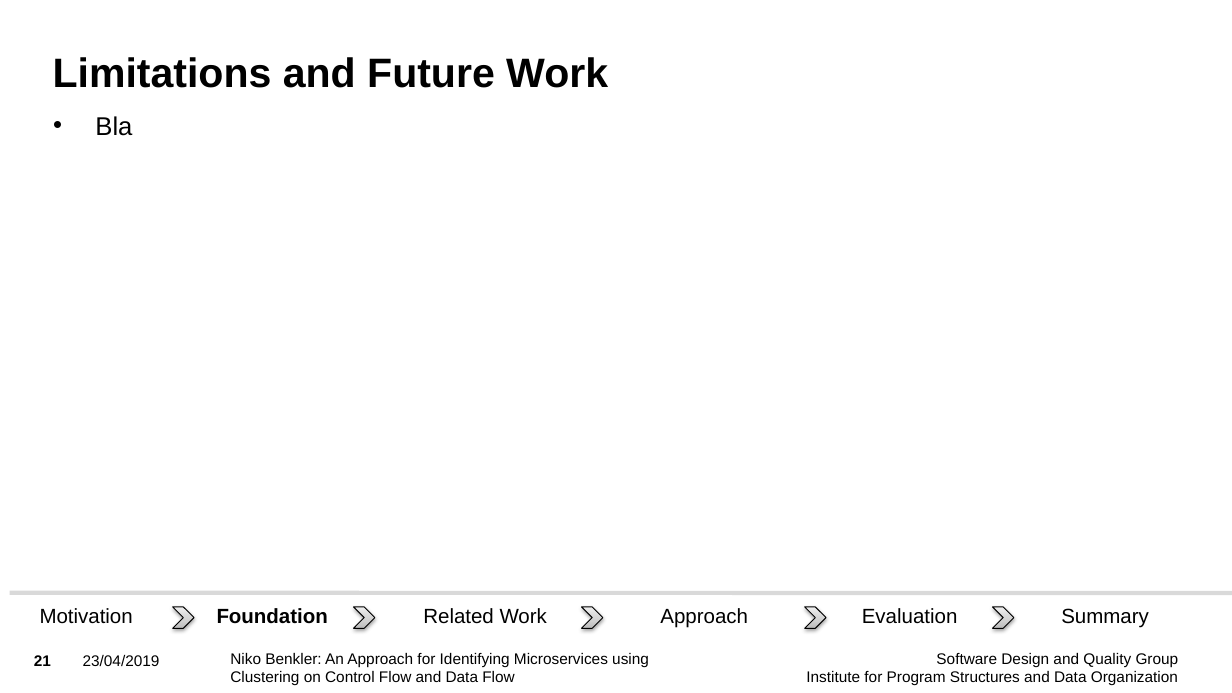
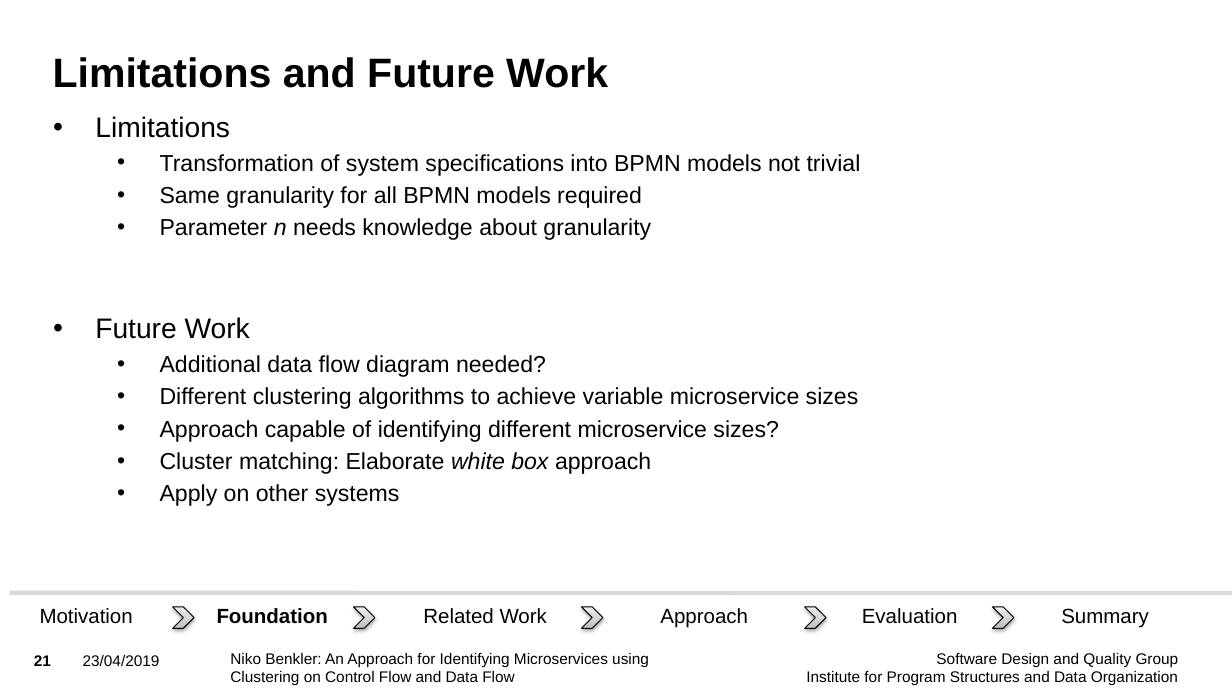
Before and after one commit to Benkler/BA, a slide deck: slide 21 of Vortrag/BA_Niko_Benkler_Presentation.pptx. Drawn at 1232x693 pixels with LibreOffice and Linux fonts; fonts in the diff are those of the drawing; background and template pictures are left out. Boxes give left, top, right and bottom in pixels: in the first picture for what was removed or moved away, otherwise in the second. Text is boxed around its words. In the diff, an @@ line names an element or a change of style, - is before the commit and + after.

Commit message:
Presentation further elaborated

```diff
--- a/Vortrag/BA_Niko_Benkler_Presentation.pptx
+++ b/Vortrag/BA_Niko_Benkler_Presentation.pptx
@@ text at [95, 116, 861, 506]: text changed; size 20 to 18 pt @@
-• Bla
+• Limitations
+  • Transformation of system specifications into BPMN models not trivial
+  • Same granularity for all BPMN models required
+  • Parameter n needs knowledge about granularity
+• Future Work
+  • Additional data flow diagram needed?
+  • Different clustering algorithms to achieve variable microservice sizes
+  • Approach capable of identifying different microservice sizes?
+  • Cluster matching: Elaborate white box approach
+  • Apply on other systems
```
Also in this commit, not shown: 16 other slides changed, 3 slides removed, 8 other files.
